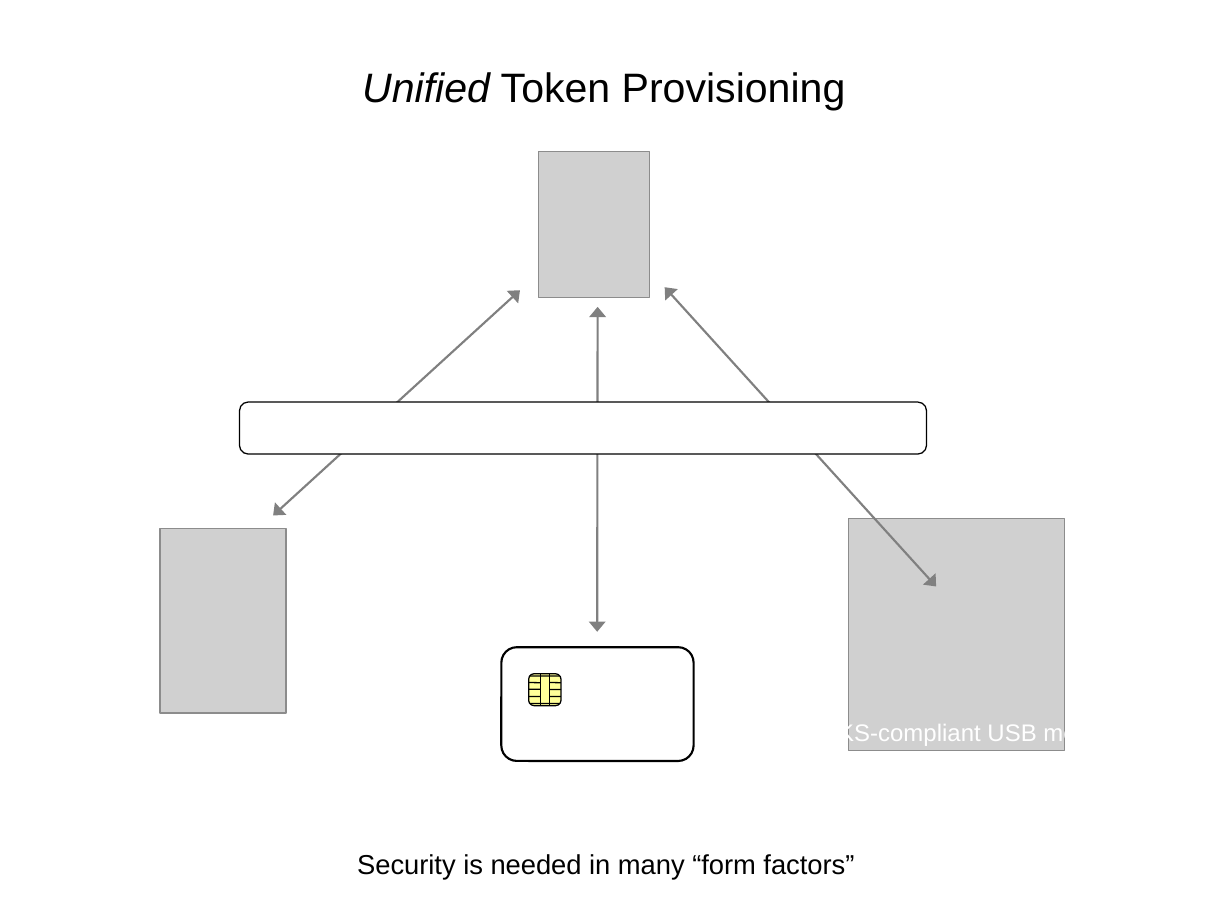
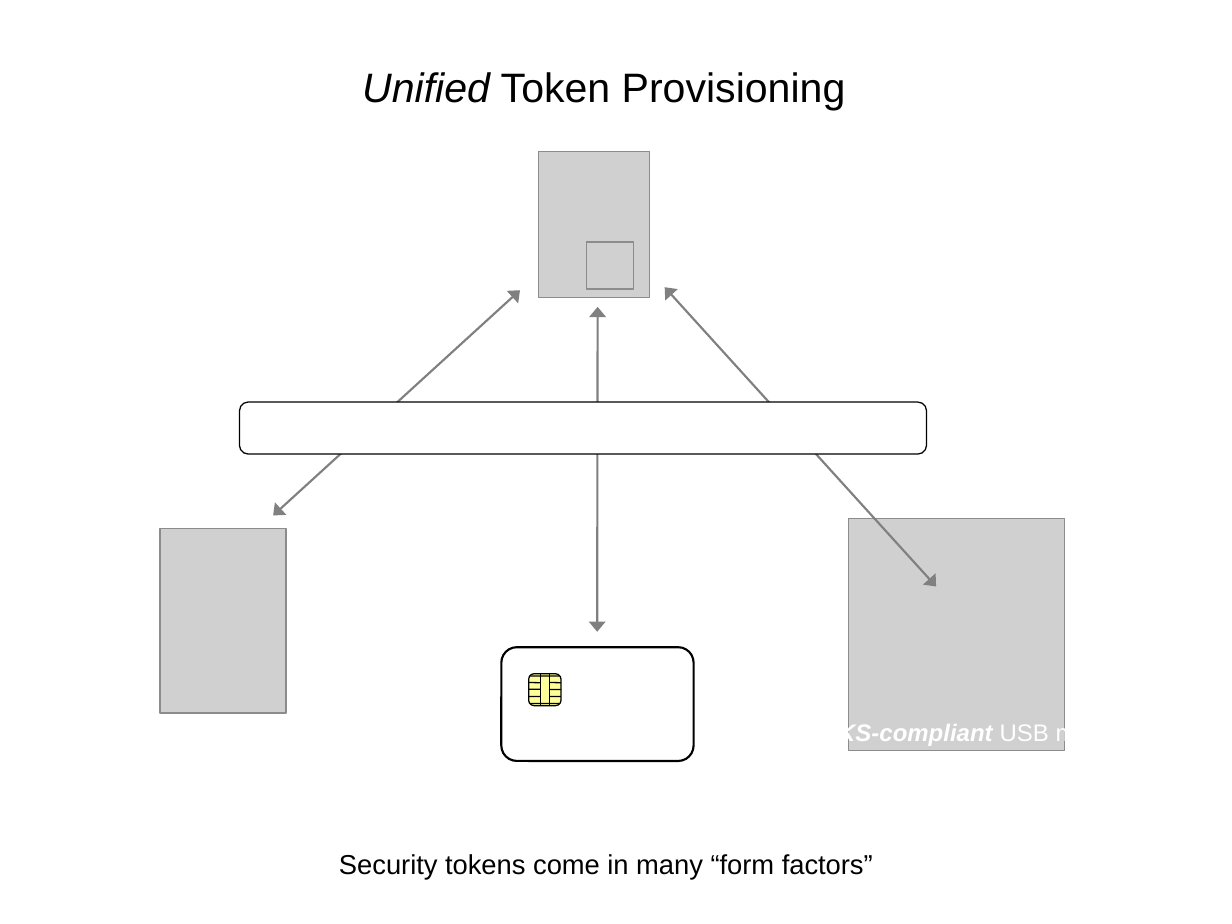
Before and after one commit to cyberphone/openkeystore.old, a slide deck: slide 3 of trunk/resources/docs/sks-keygen2-exec-level-presentation.ppt. Drawn at 1232x924 pixels with LibreOffice and Linux fonts; fonts in the diff are those of the drawing; grey boxes stand for pictures. Boxes give left, top, right and bottom in pixels: in the first picture for what was removed or moved away, otherwise in the second. Text is boxed around its words. In the diff, an @@ line names an element or a change of style, - is before the commit and + after.

```diff
--- a/trunk/resources/docs/sks-keygen2-exec-level-presentation.ppt
+++ b/trunk/resources/docs/sks-keygen2-exec-level-presentation.ppt
@@ picture added at [586, 243, 633, 290] @@
@@ text "SKS-compliant USB memory stick or ..." at [822, 722, 1143, 751]: bold on, italic on in "SKS-compliant" @@
@@ text at [339, 854, 873, 879]: text changed @@
-Security is needed in many “form factors”
+Security tokens come in many “form factors”
```
Also in this commit, not shown: 3 other slides changed, 1 other file.
